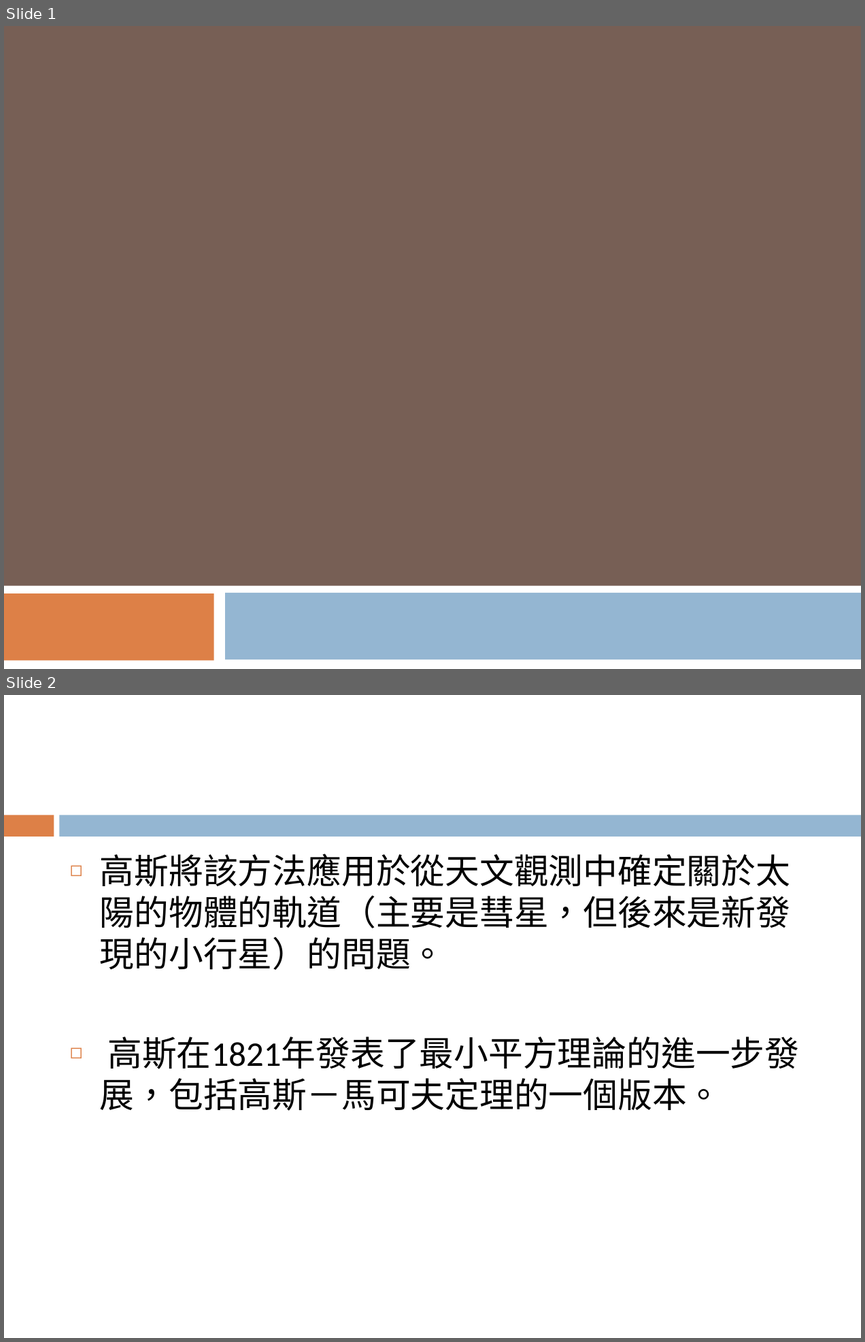
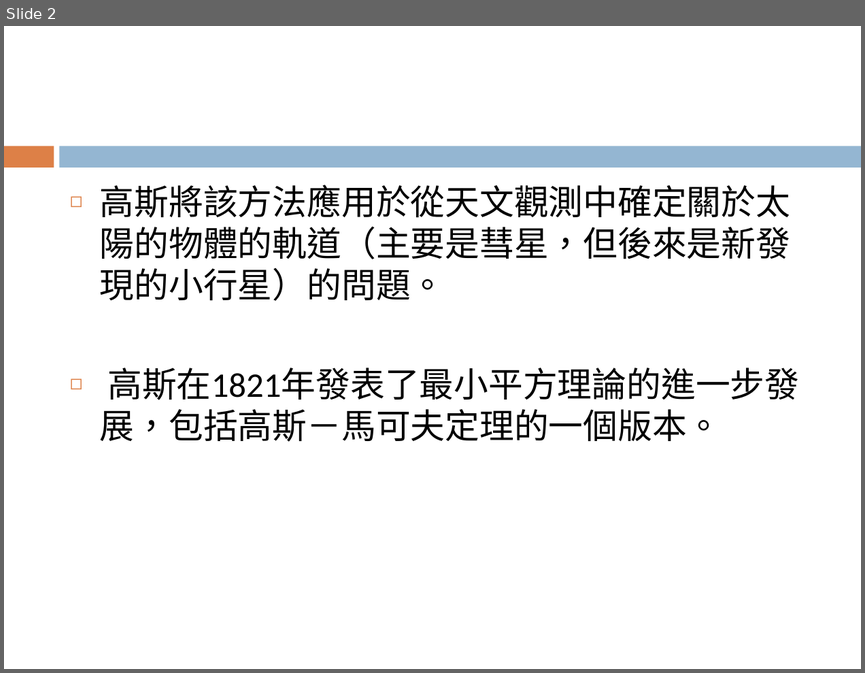
Before and after one commit to plume69/HW_GPR, a slide deck: GPR.pptx. Shown one above the other, each under a label of ours: slides 1 and 2 before the commit, slide 2 after it. The pictures are 865x1342 and 865x673 pixels, drawn with LibreOffice and Linux fonts; fonts in the diff are those of the drawing. Boxes give left, top, right and bottom in pixels: in the first picture for what was removed or moved away, otherwise in the second. Text is boxed around its words. In the diff, an @@ line names an element or a change of style, - is before the commit and + after.

```diff
--- a/GPR.pptx
+++ b/GPR.pptx
@@ slide 1 removed at (4, 26, 861, 669), background #775F55 @@
@@ rectangle removed at (4, 586, 861, 669) @@
@@ rectangle removed at (4, 593, 214, 660) @@
@@ rectangle removed at (225, 592, 861, 659) @@
```
Also in this commit, not shown: 1 slide changed, 1 slide added.
